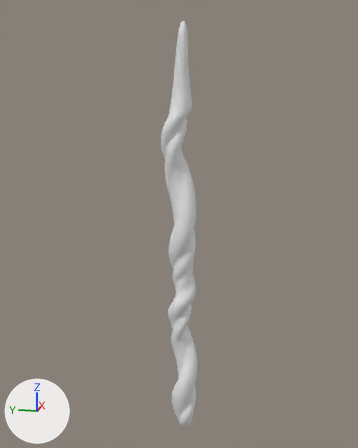
An edit to the FBX model Runtime/Things/Splashes/001_RiggedTrails/Trail_Rigged_003.fbx, drawn before and after from the same camera.
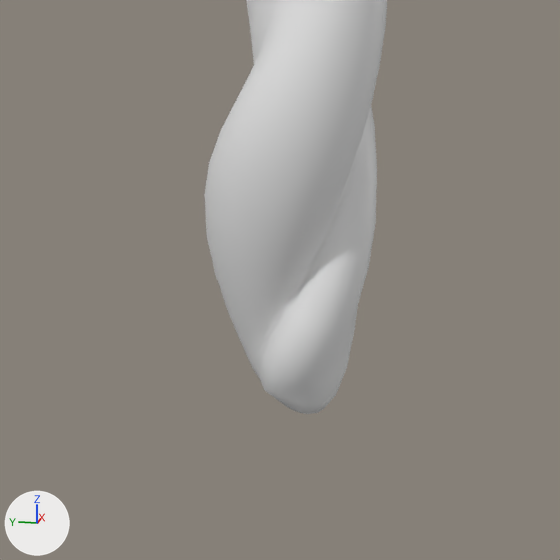
Old and new are each drawn whole from a 50 mm camera at (-5.148, -0.987, 3.781) aimed at (0.053, 0.053, 2.481) and again close up on the part from 40% to 62% of the width and 83% to 100% of the height. The axes (+X, +Y, +Z) are drawn at lower left. The lights are the same throughout. Where no turn or scale is listed for an object, it has been applied to the vertices.

The older version as bpy lines, for what is in view:
```python
me_trail_rigged_003_001 = bpy.data.meshes.new('Trail_Rigged_003.001')
me_trail_rigged_003_001.from_pydata(...)  # 4234 vertices, 8464 faces; spans x -0.16..0.18, y -0.17..0.24, z -0.01..4.56
ob_trail_rigged_003 = bpy.data.objects.new('Trail_Rigged_003', me_trail_rigged_003_001)
ob_trail_rigged_003.location = (0.0, 0.0, 0.0)
```
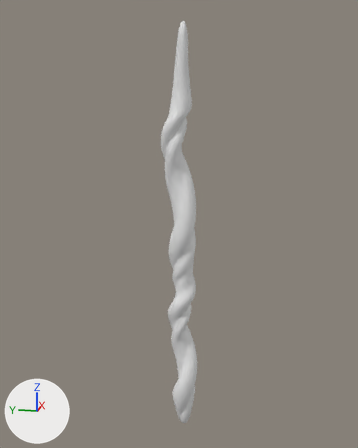
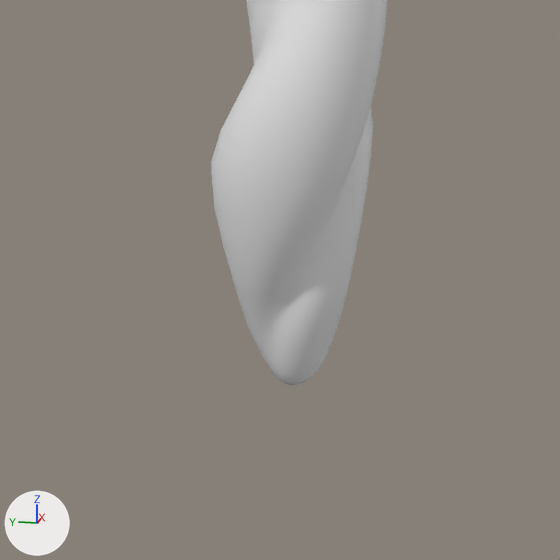
Commit message: test update model without versioning

Changed parts and their boxes [x1, y1, x2, y2] in the close-ups (560 x 560 px; the box of a moved part takes in the faces that stretch with it):
'Trail_Rigged_003', reshaped: before [204, 0, 387, 414]; after [211, 0, 387, 385]
part 1 of me_trail_rigged_003_001, moved or reshaped: before [204, 126, 377, 414]; after [212, 129, 373, 385]

The edits, one by one:
me_trail_rigged_003_001 is used by ob_trail_rigged_003; location (0.0, 0.0, 0.0).
me_trail_rigged_003_001 had 4234 vertices, 8464 faces and spanned x -0.16..0.18, y -0.17..0.24, z -0.01..4.56.
me_trail_rigged_003_001 now has 4234 vertices, 8464 faces and spans x -0.16..0.18, y -0.17..0.24, z 0.03..4.56.
me_trail_rigged_003_001 part 1: 260 of 4234 vertices moved; they spanned x -0.12..0.13, y -0.16..0.13, z -0.01..0.44 and now span x -0.1..0.07, y -0.14..0.11, z 0.03..0.43; mean shift (-0.01, 0.0, 0.03); largest move (0.12, 0.05, 0.08) -> (0.04, 0.05, 0.16).
